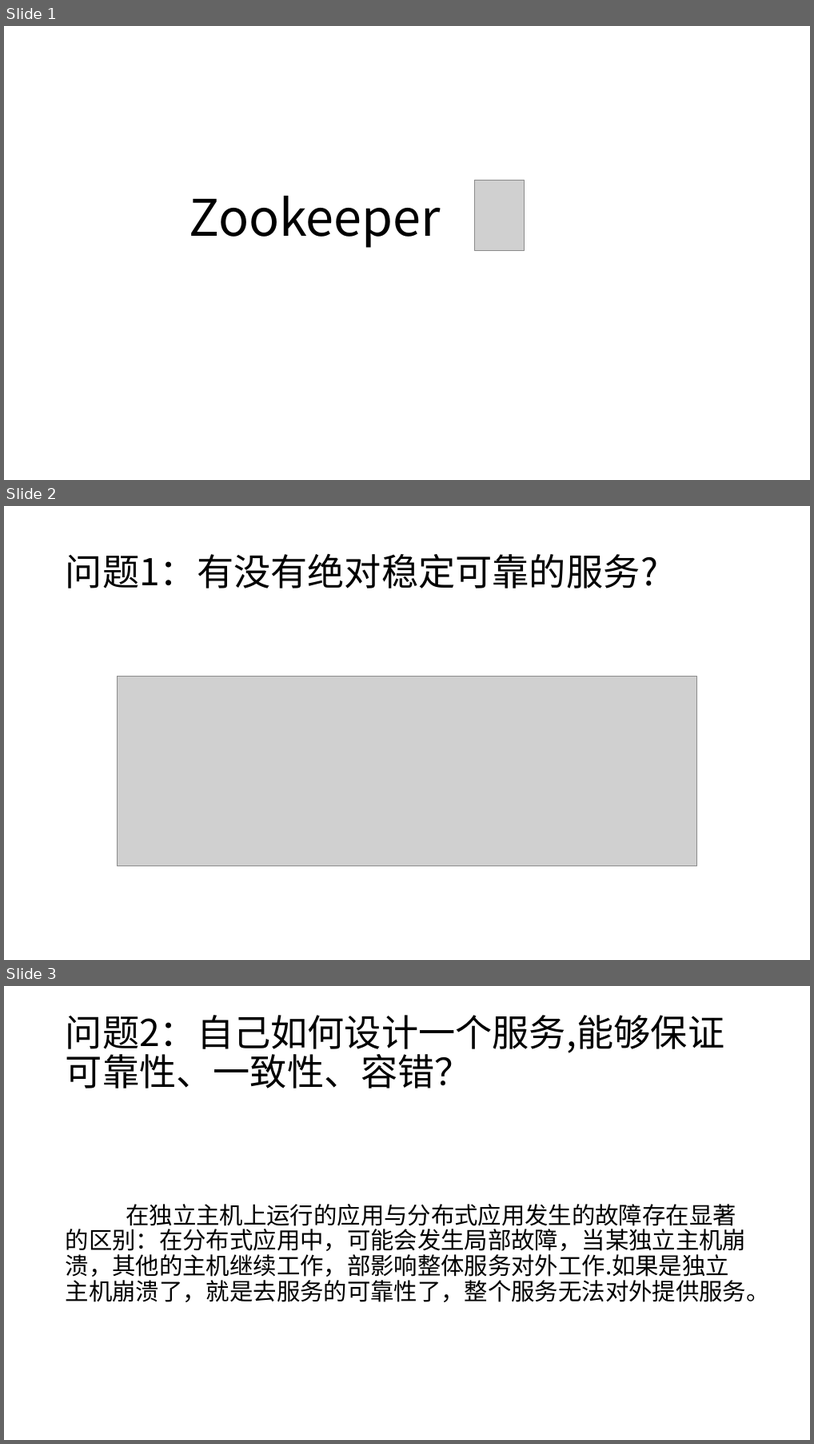
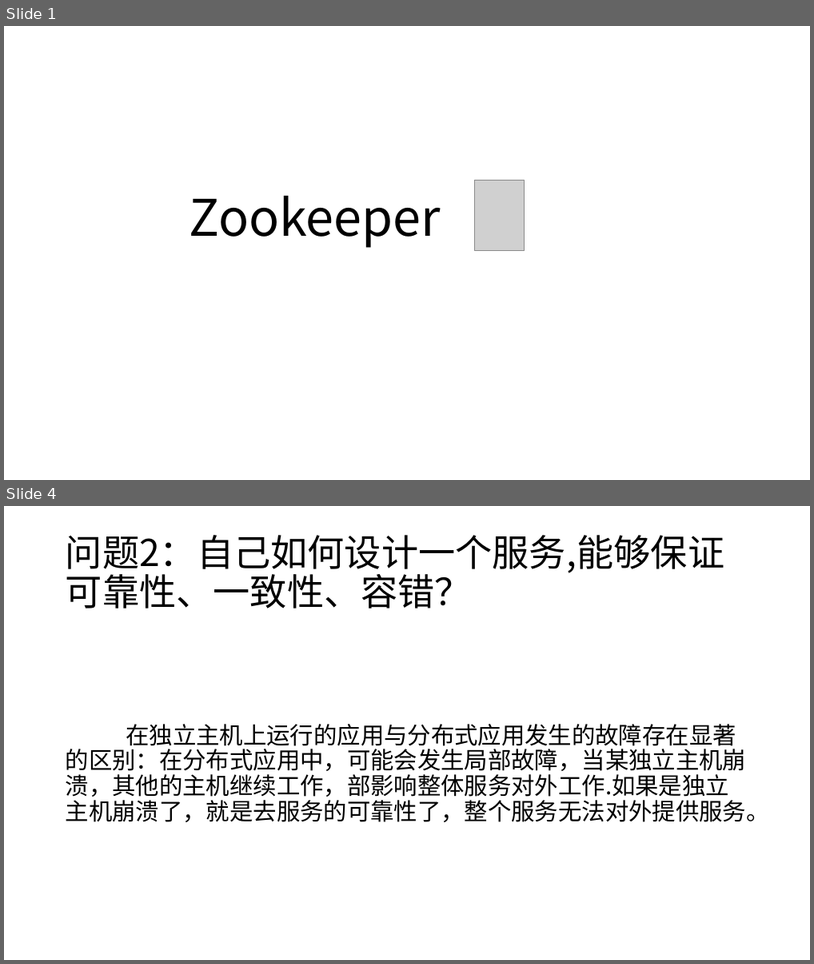
Before and after one commit to moxingwang/zookeeper, a slide deck: zookeeper.pptx. Shown one above the other, each under a label of ours: slides 1, 2 and 3 before the commit, slides 1 and 4 after it; the slides between them are not shown. The pictures are 814x1444 and 814x964 pixels, drawn with LibreOffice and Linux fonts; fonts in the diff are those of the drawing; grey boxes stand for pictures. Boxes give left, top, right and bottom in pixels: in the first picture for what was removed or moved away, otherwise in the second. Text is boxed around its words. In the diff, an @@ line names an element or a change of style, - is before the commit and + after.

```diff
--- a/zookeeper.pptx
+++ b/zookeeper.pptx
@@ slide 2 removed at [4, 506, 810, 960], background #FFFFFF @@
@@ title removed at [66, 554, 658, 588] @@
-问题1：有没有绝对稳定可靠的服务?
@@ picture removed at [117, 676, 698, 866] @@
@@ what was slide 3 is now slide 4 @@
```
Also in this commit, not shown: 2 slides added.
